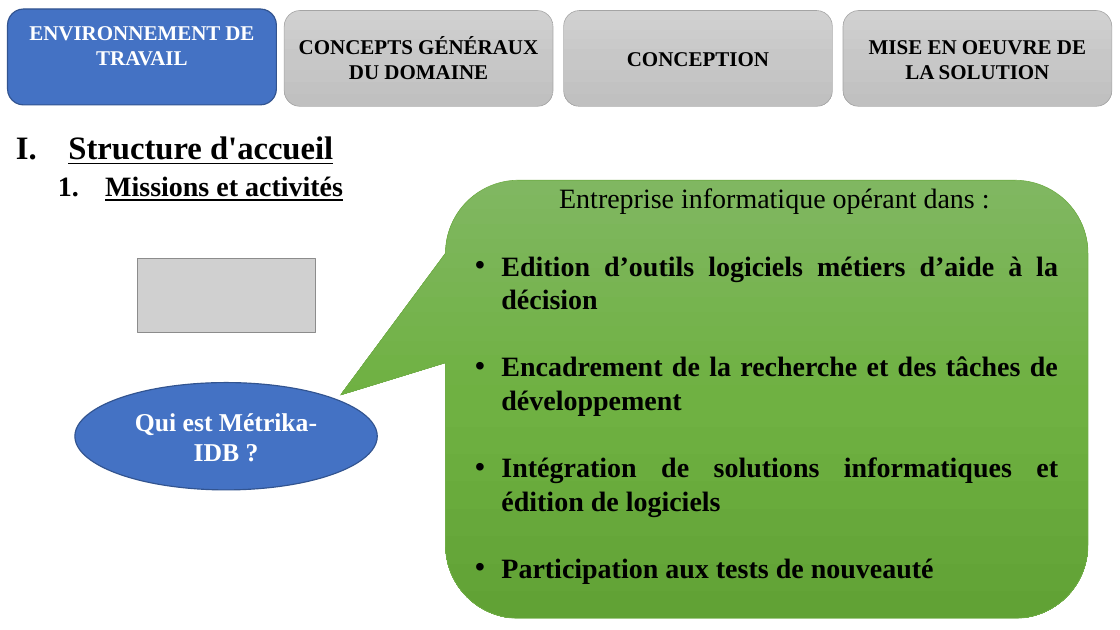
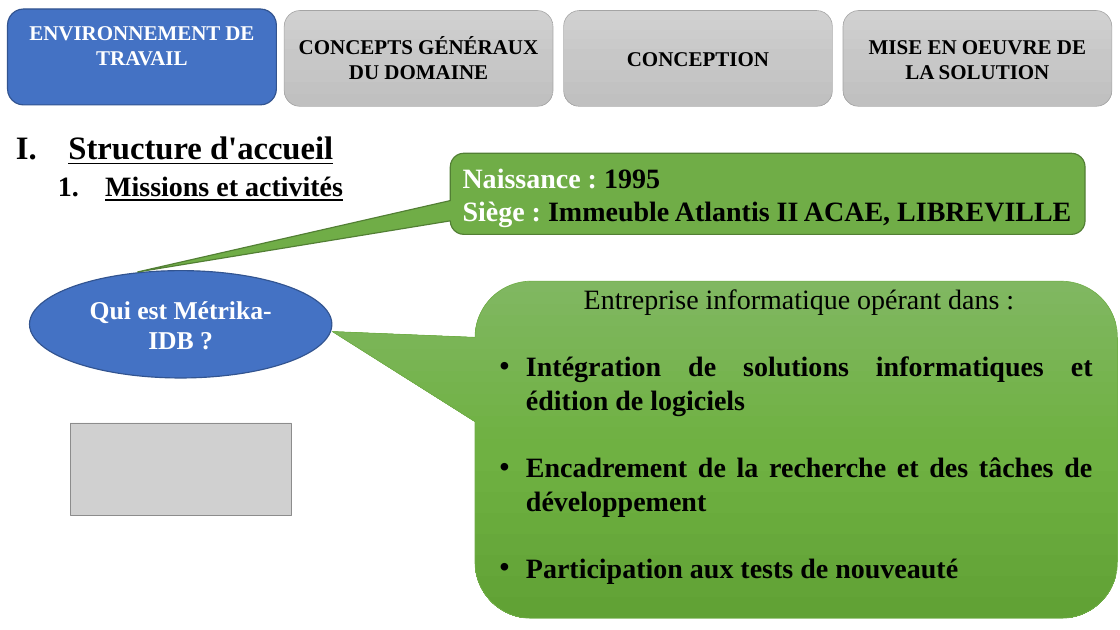
Before and after one commit to melaken/distdocs, a slide deck: slide 3 of Documents/theme/diapo.pptx. Drawn at 1120x630 pixels with LibreOffice and Linux fonts; fonts in the diff are those of the drawing; grey boxes stand for pictures. Boxes give left, top, right and bottom in pixels: in the first picture for what was removed or moved away, otherwise in the second. Text is boxed around its words. In the diff, an @@ line names an element or a change of style, - is before the commit and + after.

```diff
--- a/Documents/theme/diapo.pptx
+++ b/Documents/theme/diapo.pptx
@@ rounded speech box added at (450, 153, 1086, 234), fill #70AD47, outline #538035 1 pt, 24 pt, text #000000, bold @@
+Naissance : 1995
+Siège : Immeuble Atlantis II ACAE, LIBREVILLE
@@ ellipse "Qui est Métrika-IDB ?": place and size @@
-ellipse "Qui est Métrika-IDB ?" at (75, 382, 377, 490)
+ellipse "Qui est Métrika-IDB ?" at (29, 271, 332, 378)
@@ rounded speech box "Entreprise informatique opérant dans :": place and size @@
-rounded speech box "Entreprise informatique opérant dans :" at (445, 181, 1088, 619)
+rounded speech box "Entreprise informatique opérant dans :" at (476, 281, 1118, 618)
@@ rounded speech box "Entreprise informatique opérant dans :" at (476, 281, 1118, 618): proportions changed @@
@@ text in rounded speech box at (526, 356, 1093, 416): text changed @@
-• Edition d’outils logiciels métiers d’aide à la décision
+• Intégration de solutions informatiques et édition de logiciels
@@ picture: place and size @@
-picture at (137, 258, 315, 332)
+picture at (70, 423, 291, 516)
@@ text in rounded speech box at (501, 457, 1058, 516): paragraph removed @@
-• Intégration de solutions informatiques et édition de logiciels
```
Also in this commit, not shown: 8 other slides changed, 12 other files.
